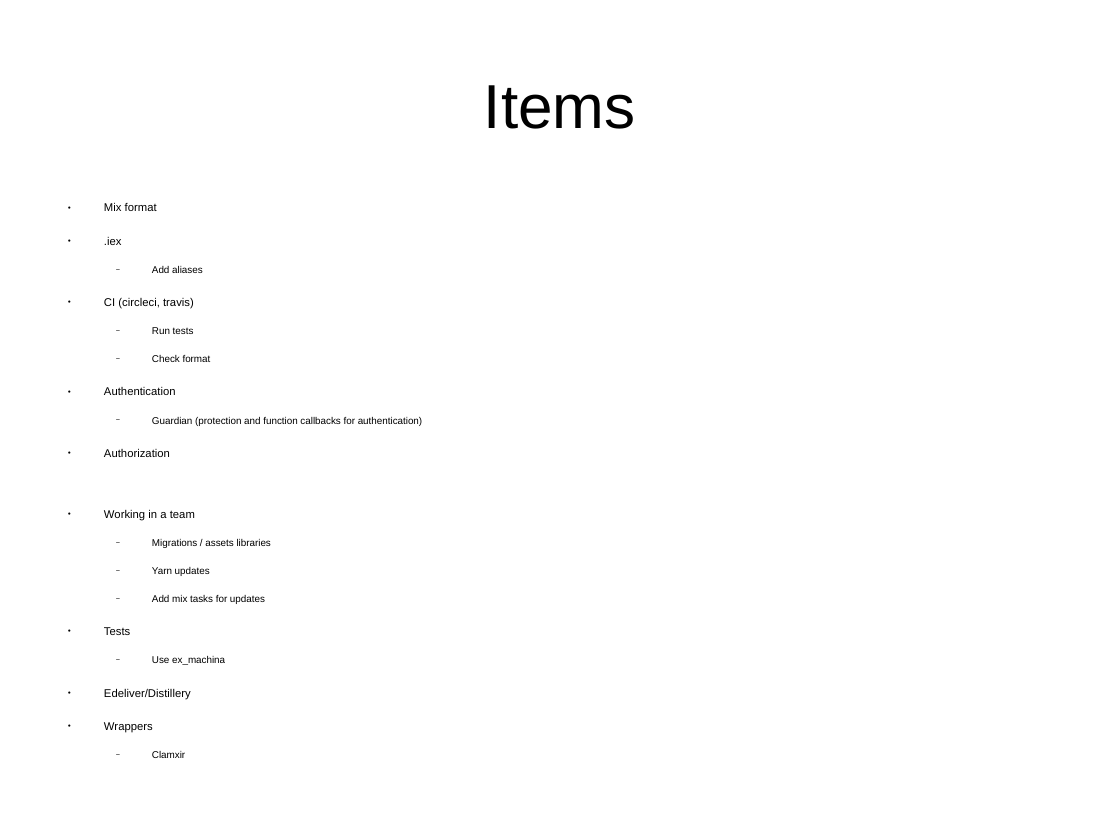
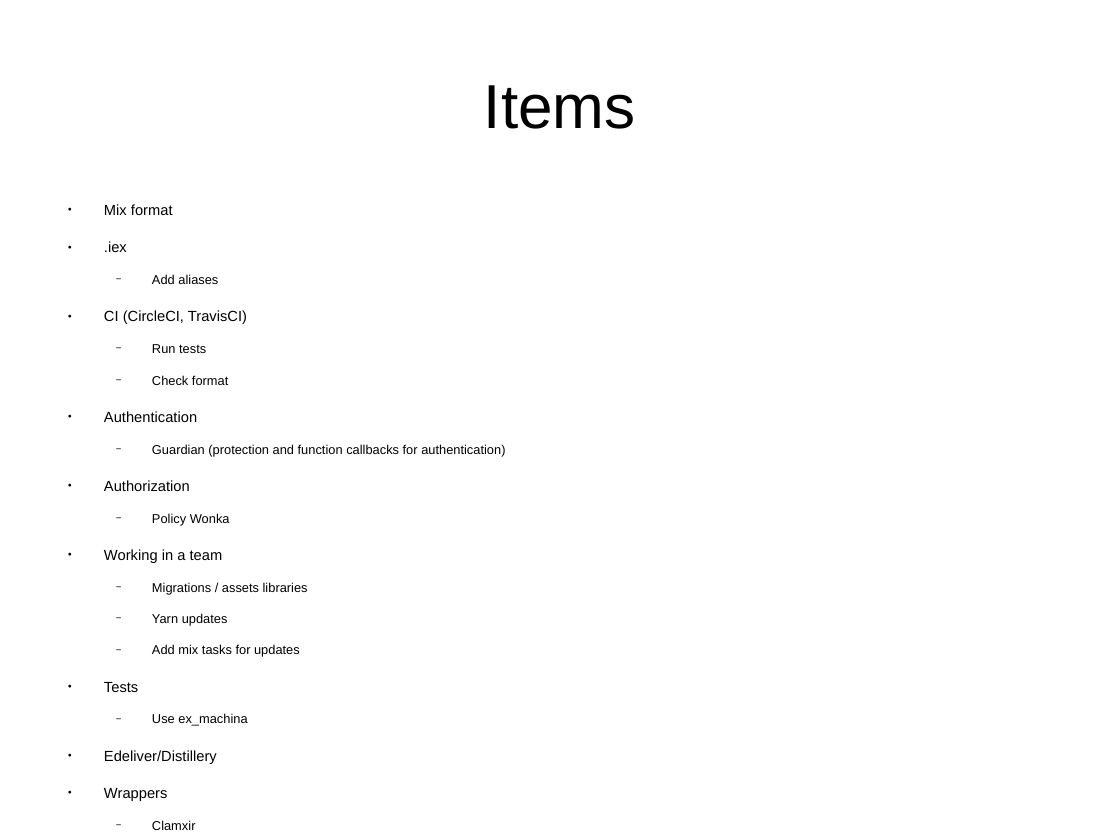
Before and after one commit to ramortegui/talks, a slide deck: slide 9 of odps/working_with_phoenix.odp. Drawn at 1120x840 pixels with LibreOffice and Linux fonts; fonts in the diff are those of the drawing. Boxes give left, top, right and bottom in pixels: in the first picture for what was removed or moved away, otherwise in the second. Text is boxed around its words. In the diff, an @@ line names an element or a change of style, - is before the commit and + after.

```diff
--- a/odps/working_with_phoenix.odp
+++ b/odps/working_with_phoenix.odp
@@ text at bbox=[104, 204, 505, 830]: size 8 to 10.4 pt in "Mix format", ".iex", "Authentication", "Authorization" and 4 more places; size 7 to 9.1 pt in "Add aliases", "Run tests", "Check format", "Guardian (protection and function callbacks for authenticati ..." and 5 more places @@
@@ text at bbox=[104, 310, 247, 324]: text changed; size 8 to 10.4 pt @@
-● CI (circleci, travis)
+● CI (CircleCI, TravisCI)
@@ text at bbox=[152, 513, 230, 525]: paragraph added @@
+  − Policy Wonka
```
Also in this commit, not shown: 5 other slides changed.
